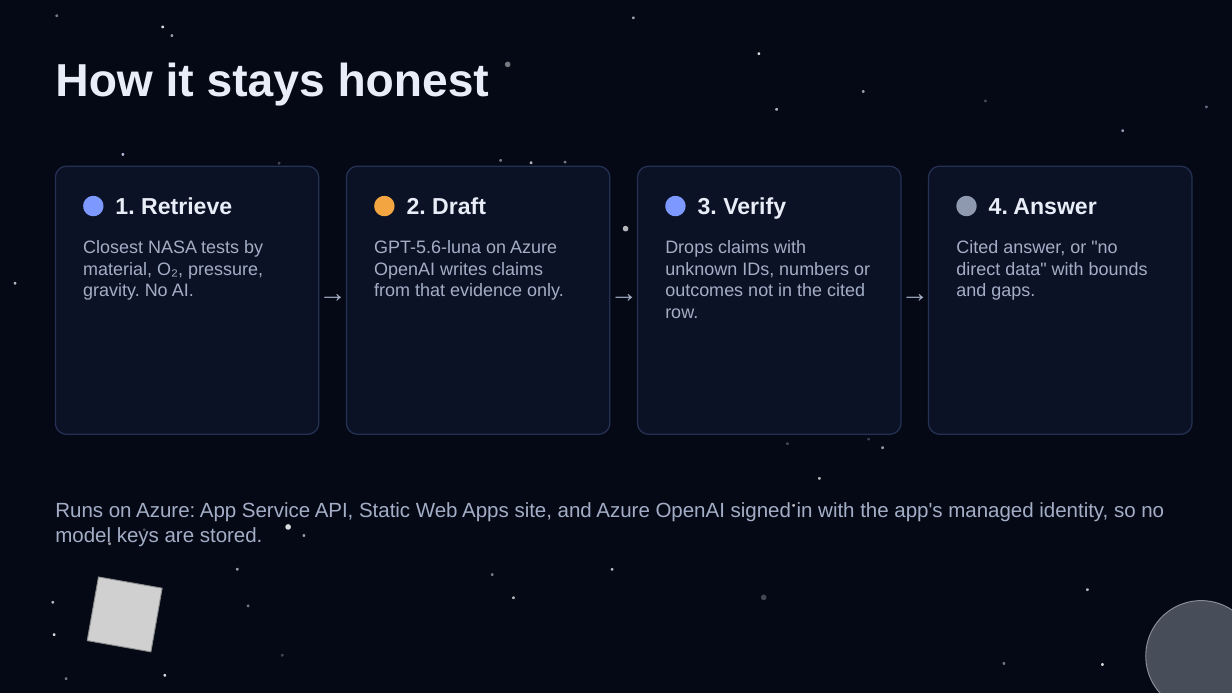
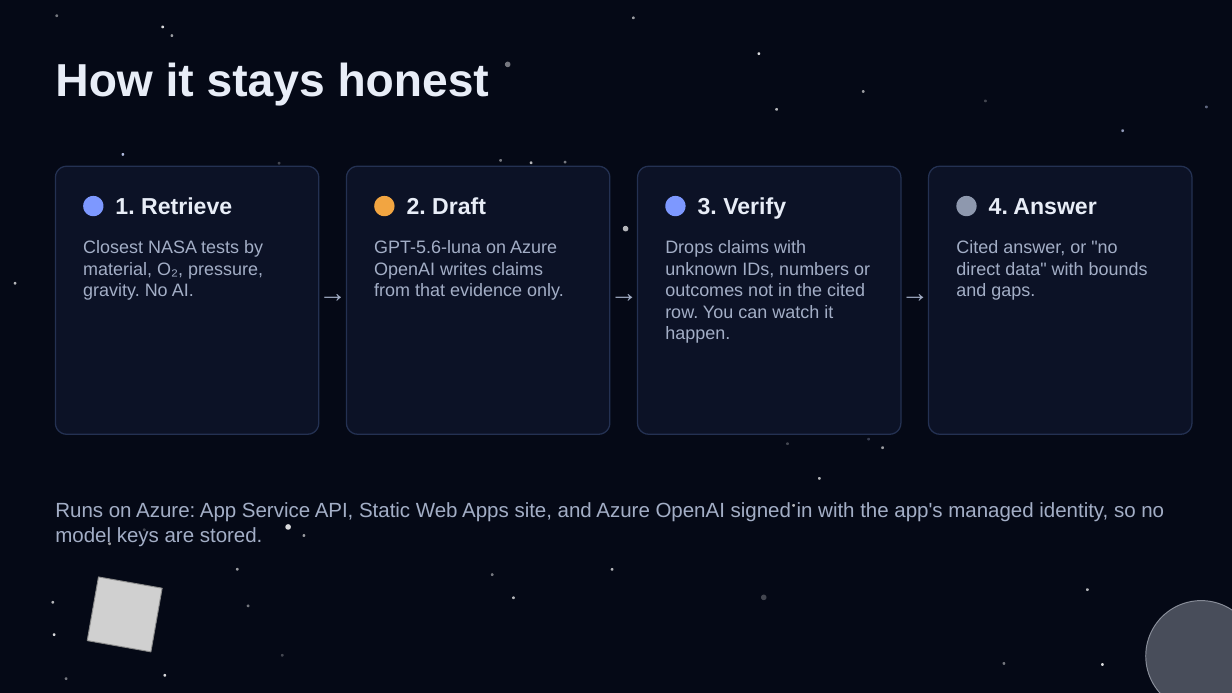
Before and after one commit to ManeeshJupalle/Deep-Dish-Orbit, a slide deck: slide 4 of story/FlameCheck_Slides.pptx (slide 5 before the commit). Drawn at 1232x693 pixels with LibreOffice and Linux fonts; fonts in the diff are those of the drawing; grey boxes stand for pictures. Boxes give left, top, right and bottom in pixels: in the first picture for what was removed or moved away, otherwise in the second. Text is boxed around its words. In the diff, an @@ line names an element or a change of style, - is before the commit and + after.

```diff
--- a/story/FlameCheck_Slides.pptx
+++ b/story/FlameCheck_Slides.pptx
@@ text at [665, 240, 870, 343]: text changed @@
-Drops claims with unknown IDs, numbers or outcomes not in the cited row.
+Drops claims with unknown IDs, numbers or outcomes not in the cited row. You can watch it happen.
```
Also in this commit, not shown: 3 other slides changed, 2 other files.
